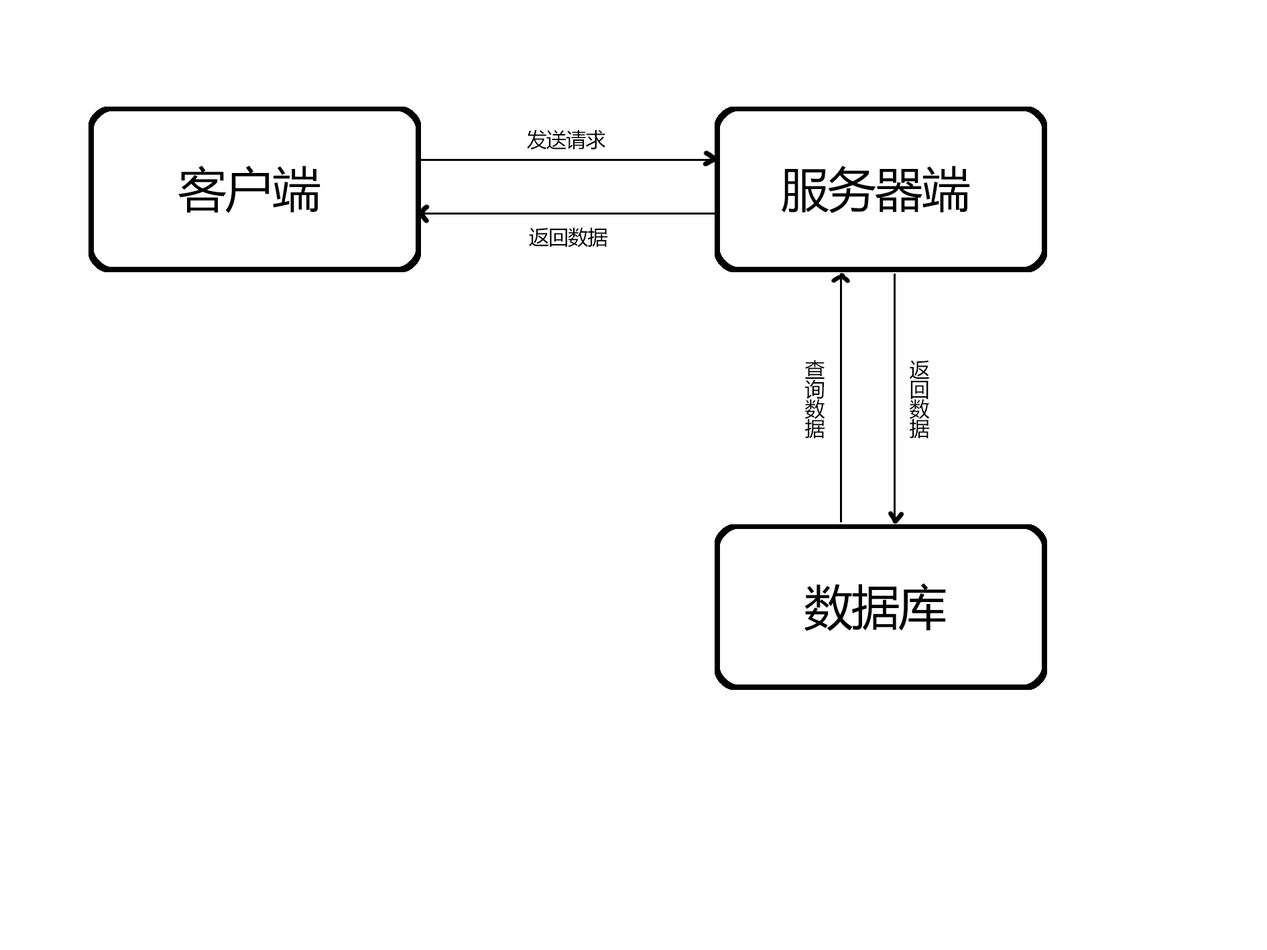
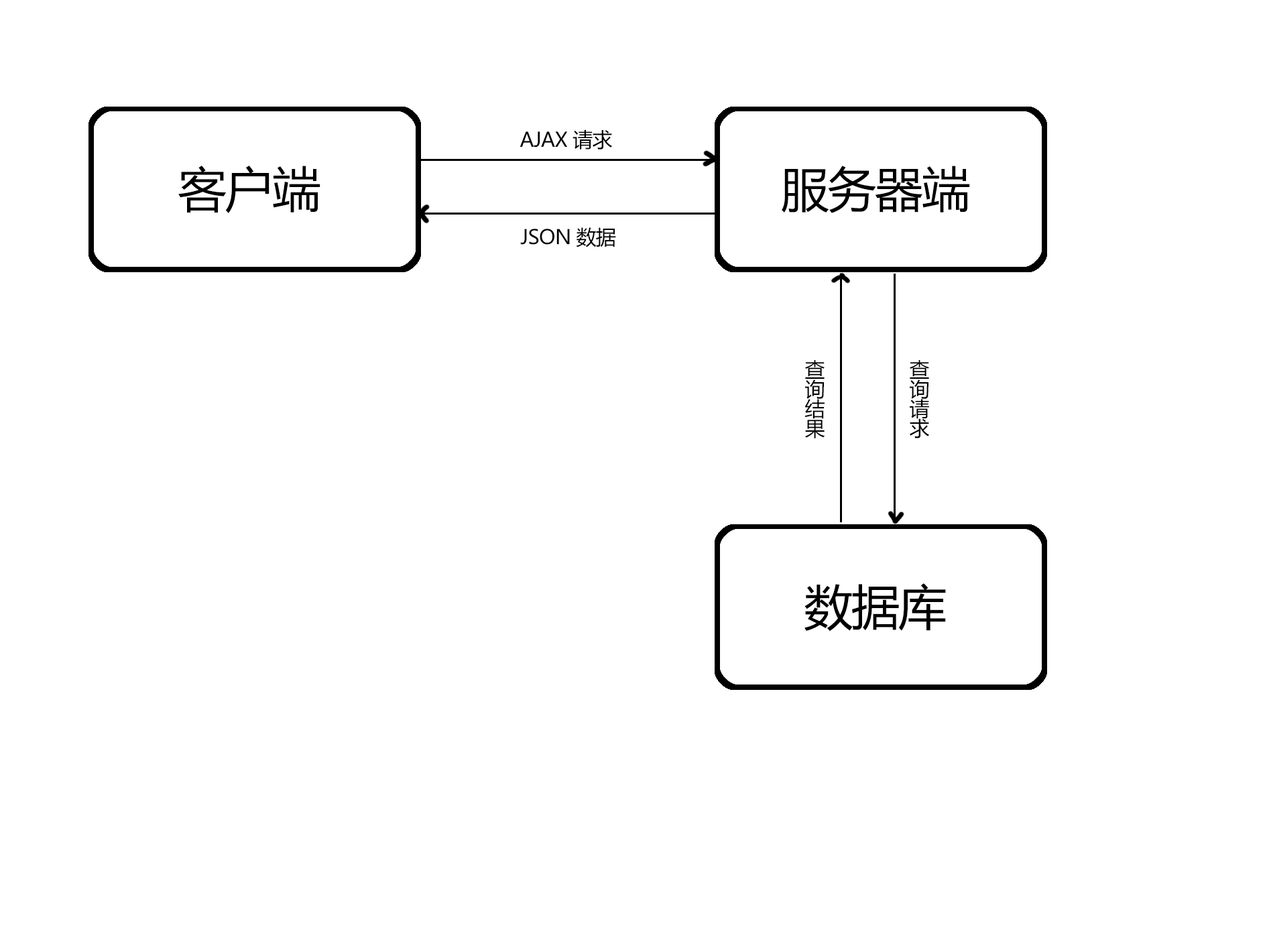
Before/after of a 1267×950 layered artwork. What changed in the layer stack:
renamed "返回数据" to "查询请求", painted on it over bbox(908, 359, 930, 439)
renamed "查询数据" to "查询结果", painted on it over bbox(804, 398, 826, 439)
renamed "返回数据" to "JSON 数据", painted on it over bbox(520, 227, 617, 248)
renamed "发送请求" to "AJAX 请求", painted on it over bbox(519, 129, 613, 150)
